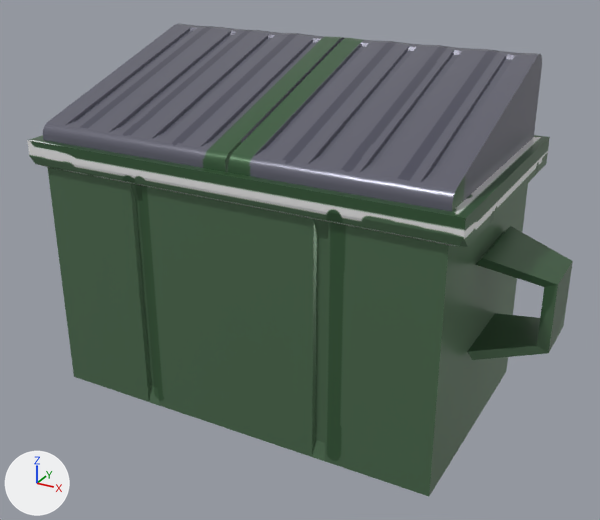
Two versions of the FBX model Assets/Artists/Nien/FBX/Dumpster.fbx, one commit apart.
The view is the same before and after, from a 50 mm camera at (1.7, -3.01, 2.09) aimed at (0.07, -0.03, 0.6). Every picture has the same lights, and +X, +Y and +Z are marked at lower left. Where no turn or scale is listed for an object, it has been applied to the vertices. Vertices at the same position are counted once.

Objects in the first picture: 'Dumpster', 'Lid.L', 'Lid.R'.
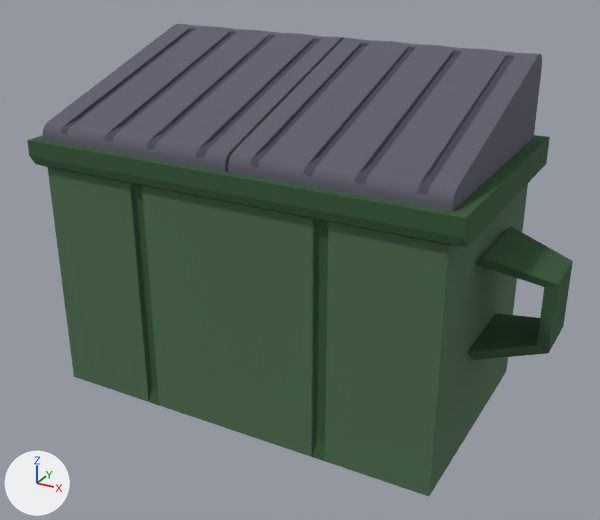
Commit message: Lanterns + dumpsters fix

Location of each change, [x1, y1, x2, y2] in pixels of the pictures (600 x 520 px):
'Dumpster', surface changed
    both: [27, 135, 573, 493]
'Lid.R', surface changed
    both: [228, 37, 542, 212]
'Lid.L', surface changed
    both: [43, 25, 344, 172]
part 2 of me_cube_042, surface changed
    both: [43, 23, 344, 172]
part 3 of me_cube_034, surface changed
    both: [27, 135, 573, 496]

Edits to the bpy script that builds the scene:
```text
Change mat_dumpsternlantern:
    mat_dumpsternlantern.roughness: 0.297 -> 1.0
Change me_cube_043:
    where me_cube_043.from_pydata(...)  # 172 vertices, 168 faces; spans x -0.436..0.436, y -0.515..0.531, z -0.215..0.206
    used by ob_lid_r; location = (0.467, -0.008, 1.291)
    me_cube_043 part 1: texture (UV) coordinates of 168 of 168 faces, centred in x -0.436..0.436, y -0.515..0.531, z -0.187..0.202, changed; they spanned u 0.01..0.48, v 0.67..0.94 and now span u 0.01..0.51, v 0.7..0.99
Change me_cube_034:
    where me_cube_034.from_pydata(...)  # 108 vertices, 107 faces; spans x -1.2..1.2, y -0.46..0.66, z -0.82..0.35
    used by ob_dumpster; location = (0.0, -0.101, 0.79)
    me_cube_034 part 3: texture (UV) coordinates of 107 of 107 faces, centred in x -1.2..1.2, y -0.46..0.66, z -0.82..0.35, changed; they spanned u 0.01..0.68, v 0.01..0.66 and now span u 0.0..0.78, v 0.01..0.69
Change me_cube_042:
    where me_cube_042.from_pydata(...)  # 172 vertices, 168 faces; spans x -0.46..0.46, y -0.515..0.531, z -0.215..0.206
    used by ob_lid_l; location = (-0.444, -0.008, 1.291)
    me_cube_042 part 2: texture (UV) coordinates of 168 of 168 faces, centred in x -0.46..0.46, y -0.515..0.531, z -0.187..0.202, changed; they spanned u 0.01..0.48, v 0.67..0.94 and now span u 0.01..0.51, v 0.7..0.99
```
